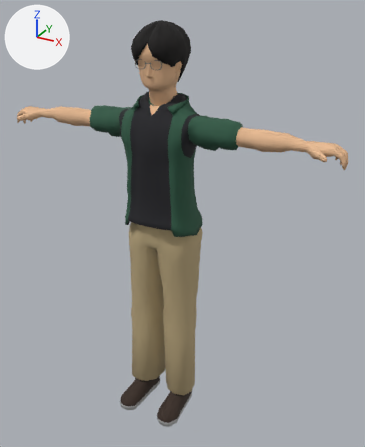
The glTF model web/public/assets/models/people/p16.glb as it was, and as the next commit left it.
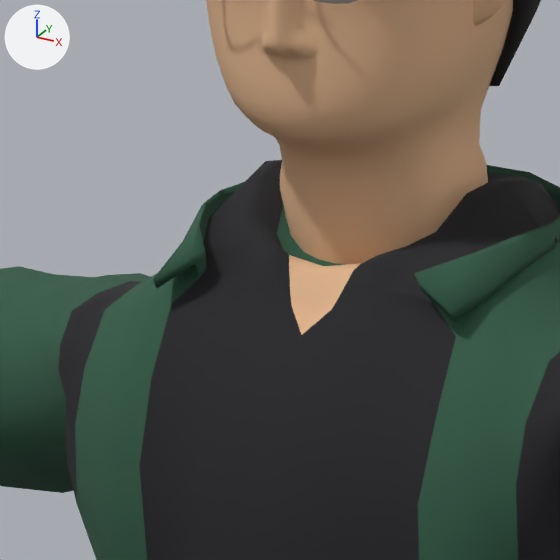
Old and new are each drawn whole from a camera (50 mm lens) standing at (1.037, -1.769, 1.792) and looking at (0.076, -0.022, 0.918) and again close up on the part from 30% to 51% of the width and 16% to 33% of the height. Lighting does not change. The marker at upper left points along +X, +Y and +Z. The last two pictures show the newer version. Vertices at exactly the same position are counted once.

Objects in the first close-up: 'p16-mesh'.
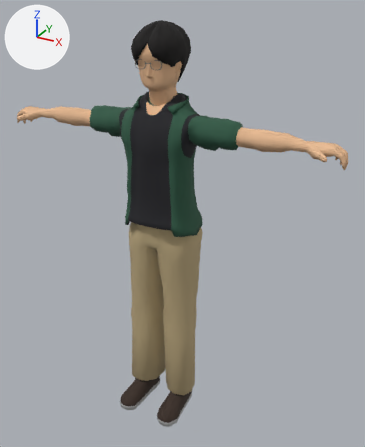
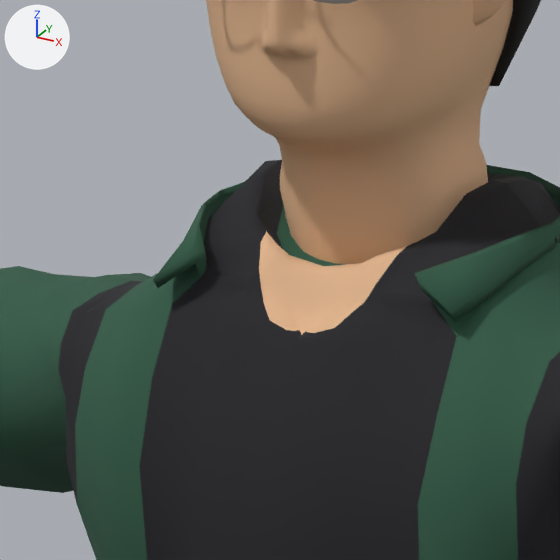
Location of each change, (x1, y1, x2, y2) in pixels of the close-ups (560 x 560 px):
```json
{"part": 1, "of": "me_p16_mesh", "change": "reshaped", "before": [248, 246, 379, 304], "after": [70, 160, 560, 430]}
{"part": 2, "of": "me_p16_mesh", "change": "recoloured", "before": [267, 233, 406, 334], "after": [267, 233, 406, 327]}
```

Scene script edits in JSON lines:
```json
{"block": "me_p16_mesh", "where": "# used by ob_p16_mesh; location = (0.0, 0.0, 0.0)"}
{"op": "remove", "block": "me_p16_mesh", "code": "me_p16_mesh.from_pydata(...)  # 3982 vertices, 7716 faces; spans x -0.74..0.74, y -0.27..0.09, z 0.0..1.73"}
{"op": "add", "block": "me_p16_mesh", "code": "me_p16_mesh.from_pydata(...)  # 4279 vertices, 8310 faces; spans x -0.74..0.74, y -0.27..0.09, z 0.0..1.73"}
{"block": "me_p16_mesh", "change": "me_p16_mesh part 1: 4 vertices moved within x -0.02..0.02, y -0.11, z 1.42; 297 vertices added at x -0.15..0.15, y -0.13..0.03, z 1.39..1.46"}
{"block": "me_p16_mesh", "change": "me_p16_mesh part 2: 13 faces spanning x -0.04..0.04, y -0.13..-0.09, z 1.39..1.44 switch from mat_lightgreen (black #1f1f24) to mat_skin (beige #e6b991)"}
{"block": "me_p16_mesh", "change": "other edits to the shape of me_p16_mesh do not show in these pictures"}
```
